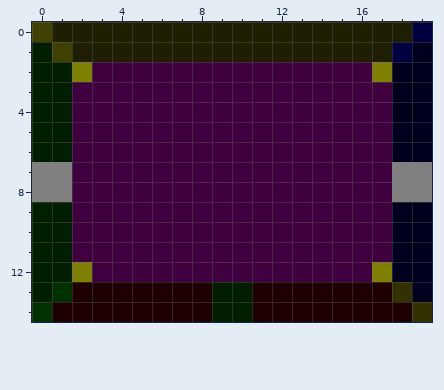
Two versions of one pixel-art sprite, images/dungeon1/room0.png. Above is the file before it was changed.
The file is 20x15 pixels.
The same view after the edit:
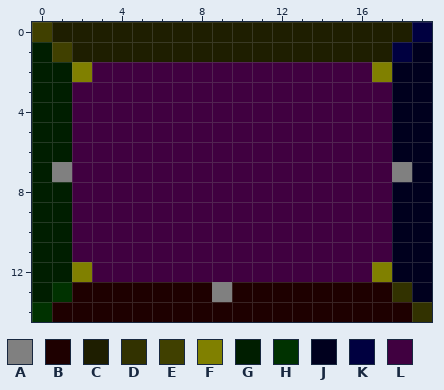
Palette (. is transparent): A #808080  B #1e0000  C #1e1e00  D #323200  E #404000  F #808000  G #001e00  H #003200  J #00001e  K #000040  L #400040
Changes in this commit:
The edit turns colour G into colour A in row 13 at x 9.
The edit turns colour G into colour B in row 13 at x 10; in row 14 at x 9 to 10.
The edit turns colour A into colour G in row 7 at x 0; in row 8 at x 0 to 1.
The edit turns colour A into colour J in row 7 at x 19; in row 8 at x 18 to 19.
Boxes around the changes in both pictures, in picture pixels (x1, y1, x2, y2):
changed: (32, 162, 72, 202)
changed: (392, 162, 432, 202)
changed: (212, 282, 252, 322)
